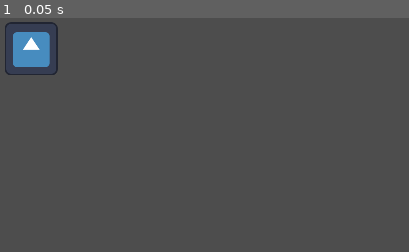
Above: before the commit, frame 1.
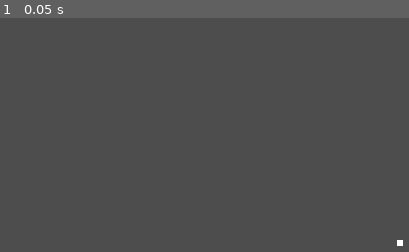
Above: after the commit, the same moment.

Repository: HampusHauffman/gamejam2024
Game: Godot game, scene res://scene/main.tscn
Two runs of this game, one before a commit and one after it. Both use one fixed random seed, a clock stepped at 60 frames per second and the inputs below. The engine's default icon, where the game draws it, is replaced by a stand-in: a white triangle on a blue panel in a dark square.
Inputs:
- Up to frame 1 (0.05 s): no input

The runs differ from the first frame. In frame 1, 1.7% of the frame differs, in the area x 1-99%, y 1-98%.

Commit message:
added base stuff

Diff:
--- /dev/null
+++ b/scene/base_player.tscn
@@ -0,0 +1,15 @@
+[gd_scene load_steps=3 format=3 uid="uid://bq2hnqeha5c0v"]
+
+[sub_resource type="CanvasTexture" id="CanvasTexture_sdeqn"]
+
+[sub_resource type="RectangleShape2D" id="RectangleShape2D_mllxm"]
+size = Vector2(16, 16)
+
+[node name="CharacterBody2D" type="CharacterBody2D"]
+
+[node name="Sprite2D" type="Sprite2D" parent="."]
+scale = Vector2(16, 16)
+texture = SubResource("CanvasTexture_sdeqn")
+
+[node name="CollisionShape2D" type="CollisionShape2D" parent="."]
+shape = SubResource("RectangleShape2D_mllxm")
--- a/scene/main.tscn
+++ b/scene/main.tscn
@@ -1,11 +1,20 @@
 [gd_scene load_steps=3 format=3 uid="uid://isos7bjymyuq"]
 
-[ext_resource type="Script" path="res://script/main.gd" id="1_1d8vt"]
-[ext_resource type="Texture2D" uid="uid://dc0x4t4jcldjf" path="res://art/icon.svg" id="1_keqfa"]
+[ext_resource type="PackedScene" uid="uid://bq2hnqeha5c0v" path="res://scene/base_player.tscn" id="1_7nfru"]
+
+[sub_resource type="WorldBoundaryShape2D" id="WorldBoundaryShape2D_jql5x"]
 
 [node name="Node2D" type="Node2D"]
-script = ExtResource("1_1d8vt")
 
-[node name="Icon" type="Sprite2D" parent="."]
-position = Vector2(75, 74)
-texture = ExtResource("1_keqfa")
+[node name="CharacterBody2D" parent="." instance=ExtResource("1_7nfru")]
+position = Vector2(-31, -167)
+metadata/_edit_group_ = true
+
+[node name="Camera2D" type="Camera2D" parent="CharacterBody2D"]
+process_callback = 0
+position_smoothing_enabled = true
+
+[node name="StaticBody2D" type="StaticBody2D" parent="."]
+
+[node name="CollisionShape2D" type="CollisionShape2D" parent="StaticBody2D"]
+shape = SubResource("WorldBoundaryShape2D_jql5x")
